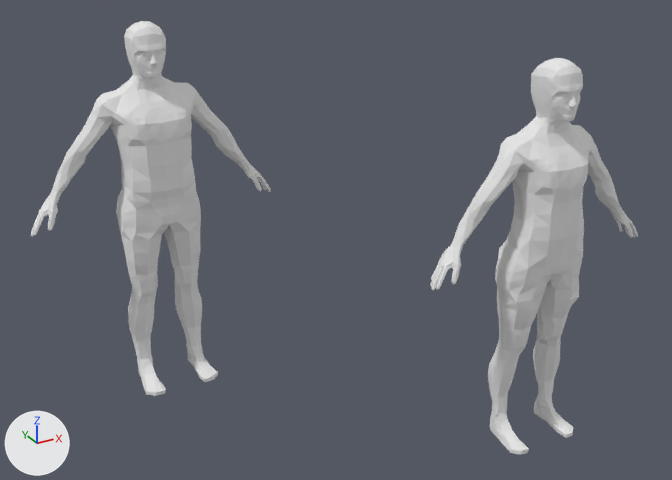
An edit to the Blender file character.blend, drawn before and after from the same camera.
Camera for both pictures: a camera (50 mm lens) standing at (-19.9, -21.7, 20.1) and looking at (-5.3, 4.9, 6.8). Lighting does not change. The marker at lower left points along +X, +Y and +Z. The same objects are shown in both versions, whatever each file hides.

The first picture shows 'Human.Female', 'Human.Male'.
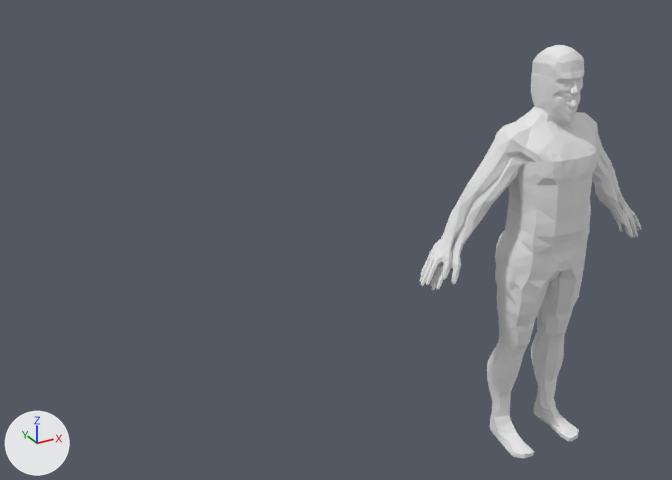
Where the change shows, as pixel boxes (x1, y1, x2, y2) in the pictures (672 x 480 px):
'Human.Male', moved
    before: (31, 21, 271, 396)
    after: (420, 45, 641, 458)
'Human.Female', unchanged, covered by the edit
    before: (430, 58, 638, 455)
    after: (430, 73, 638, 432)

The change, as a list of edits to the scene's bpy script:
```text
Change ob_human_male:
    ob_human_male.location: (-10.0, 10.0, 7.0) -> (0.0, 0.0, 7.0)
```
